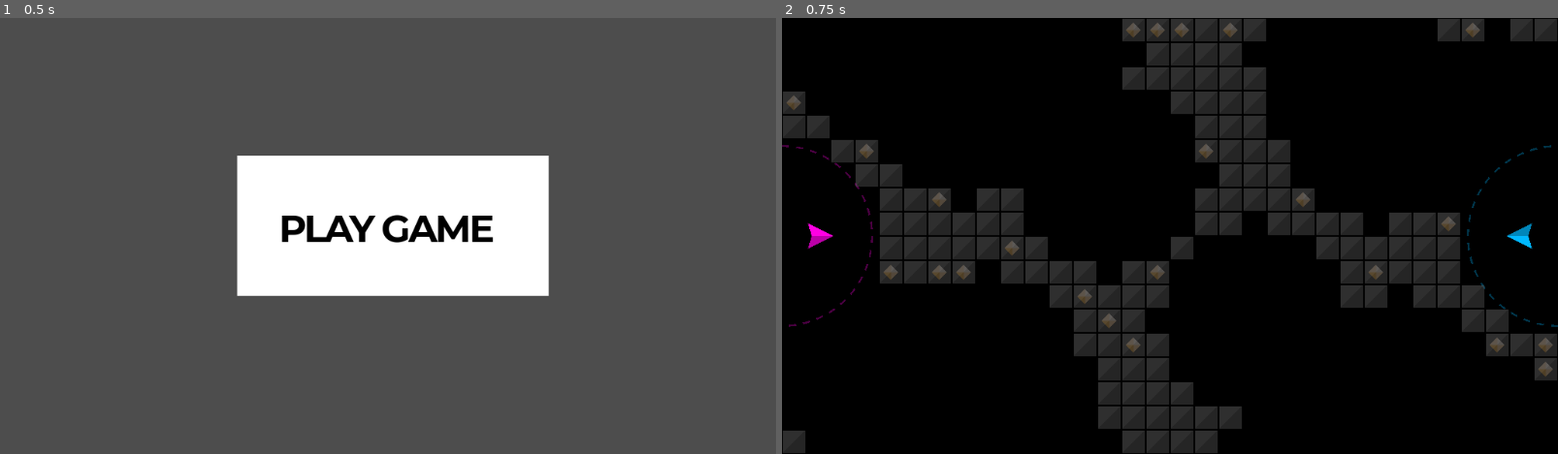
Above: before the commit, frames 1-2 (left to right).
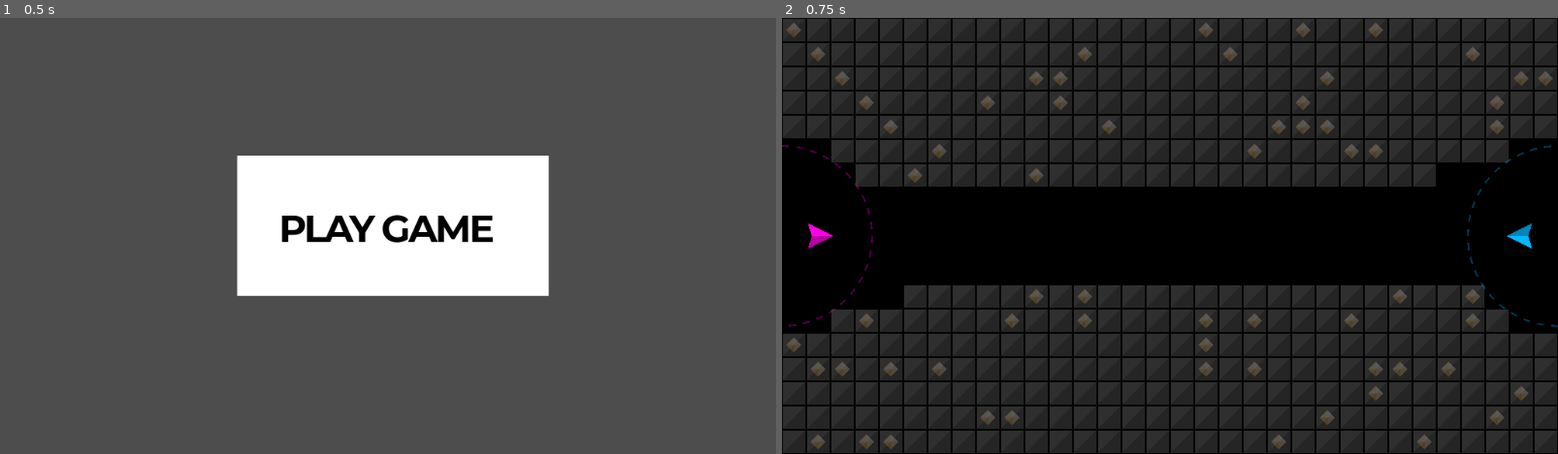
Above: after the commit, the same moments.

Repository: outrightmental/Blockbusters
Game: Godot game, scene res://scenes/main.tscn
The game is run twice, just before and just after one commit, with the same random seed, the same clock (stepped at 60 frames per second) and the same inputs.
Inputs (mouse positions are in pixels of both pictures, inside the frame that each line leads up to):
- Up to frame 1 (0.5 s): no input
- Up to frame 2 (0.75 s): click (1177, 222) at 0.5 s

Frame 1 is identical in both runs. In frame 2, 59% of the frame differs, in the area x 0-100%, y 0-100%.

Commit message:
checkpoint

Diff:
--- a/global/score.gd
+++ b/global/score.gd
@@ -15,6 +15,7 @@
 func _do_reset_game() -> void:
 	score[1] = Config.PLAYER_INITIAL_SCORE
 	score[2] = Config.PLAYER_INITIAL_SCORE
+	print("[SCORE] Did reset game")
 	_update()
 
 
--- a/global/util.gd
+++ b/global/util.gd
@@ -1,8 +1,8 @@
 extends Node
 
 # Get a color at a specific saturation ratio relative to the original color
-func color_at_saturation_ratio(color: Color, saturation_ratio: float) -> Color:
-	return Color.from_hsv(color.h, color.s * saturation_ratio, color.v, color.a)
+func color_at_sv_ratio(color: Color, sv_ratio: float) -> Color:
+	return Color.from_hsv(color.h, color.s * sv_ratio, color.v * sv_ratio, color.a)
 
 
 # Get a color at a specific alpha ratio relative to the original color
--- a/models/ship/ship.gd
+++ b/models/ship/ship.gd
@@ -3,9 +3,9 @@
 
 const FORCE_AMOUNT: int             = 500
 const LINEAR_DAMP: int              = 1
-const TARGET_ROTATION_FACTOR: float    = 10
-const DISABLED_MSEC: int               = 3000
-const DISABLED_SATURATION_RATIO: float = 0.38
+const TARGET_ROTATION_FACTOR: float = 10
+const DISABLED_MSEC: int            = 3000
+const DISABLED_SV_RATIO: float      = 0.38
 
 var input_mapping: Dictionary = {
 									"left": "ui_left",
@@ -65,10 +65,10 @@
 
 
 # Set the colors of the ship based on player_num
-func _set_colors(saturation_ratio: float) -> void:
+func _set_colors(sv_ratio: float) -> void:
 	if player_num in Config.PLAYER_COLORS:
-		$TriangleLight.color = Util.color_at_saturation_ratio(Config.PLAYER_COLORS[player_num][0], saturation_ratio)
-		$TriangleDark.color = Util.color_at_saturation_ratio(Config.PLAYER_COLORS[player_num][1], saturation_ratio)
+		$TriangleLight.color = Util.color_at_sv_ratio(Config.PLAYER_COLORS[player_num][0], sv_ratio)
+		$TriangleDark.color = Util.color_at_sv_ratio(Config.PLAYER_COLORS[player_num][1], sv_ratio)
 	else:
 		print("No colors found for player_num: ", player_num)
 
@@ -132,7 +132,7 @@
 func do_disable() -> void:
 	is_disabled = true
 	disabled_at_ticks_msec = Time.get_ticks_msec()
-	_set_colors(DISABLED_SATURATION_RATIO)
+	_set_colors(DISABLED_SV_RATIO)
 	pass
 
 
--- a/scenes/play_game.gd
+++ b/scenes/play_game.gd
@@ -5,39 +5,57 @@
 	EMPTY,
 	BLOCK,
 }
+# Constants
 # Spawn blocks in a grid pattern, 32 blocks wide and 18 blocks tall, starting at (16, 16) and spaced 32 pixels apart
 # The blocks are 32x32 pixels, so the grid is 1024x576 pixels
-const BLOCK_SIZE: int                  = 32
-const BLOCK_CENTER: int                = BLOCK_SIZE/2
-const GRID_COLS: int                   = 32
-const GRID_ROWS: int                   = 18
-const BLOCK_HOME_CLEARANCE_RADIUS: int = 130
-const GAP_COUNT: int                   = 8
-var grid: Dictionary                   = {}
+const BLOCK_CENTER: int              = BLOCK_SIZE/2
+const BLOCK_SIZE: int                = 32
+const GRID_COLS: int                 = 32
+const GRID_ROWS: int                 = 18
+const GAP_COL_MAX: int               = 25
+const GAP_COUNT: int                 = 60
+const GAP_SPACING: int               = 50
+const GAP_CLEARANCE_RADIUS: int      = 40
+const GAP_CURSOR_ANGLE_DELTA3: float = PI / 20
+const HOME_CLEARANCE_RADIUS: int     = 130
+# Variables
+var grid: Dictionary = {}
 
 
 # Instantiate a models/ship/ship.gd for each player, so set player_num = 1 or 2 respectively, and Player 1 is 10% in from the left, vertical center, and Player 2 is 10% in from the right, vertical center.
 func _ready() -> void:
+	SignalBus.reset_game.emit()
 	var viewport_size: Vector2 = get_viewport().get_visible_rect().size
 	_spawn_player_ship(1, Vector2(viewport_size.x * 0.05, viewport_size.y * 0.5), 0)
 	_spawn_player_ship(2, Vector2(viewport_size.x * 0.95, viewport_size.y * 0.5), PI)
-	var player_home_1: Home = _spawn_player_home(1, Vector2(0, viewport_size.y * 0.5), 0)
-	var player_home_2: Home = _spawn_player_home(2, Vector2(viewport_size.x, viewport_size.y * 0.5), PI)
+	var player_home_1: Home            = _spawn_player_home(1, Vector2(0, viewport_size.y * 0.5), 0)
+	var player_home_2: Home            = _spawn_player_home(2, Vector2(viewport_size.x, viewport_size.y * 0.5), PI)
+	var home_positions: Array[Vector2] = [player_home_1.position, player_home_2.position]
 
-	# Randomly pick locations for 3 gaps
-	var gap_positions: Array[Vector2] = [player_home_1.position, player_home_2.position]
+	# Pick locations for gaps by winding a snake through the board
+	var gap_cursor_position: Vector2   = player_home_1.position
+	var gap_cursor_angle: float        = PI / 4
+	var gap_cursor_angle_delta: float  = 0.0
+	var gap_cursor_angle_delta2: float = 0.0
+	var gap_positions: Array[Vector2]  = []
 	for i in range(GAP_COUNT):
-		var gap_x: int = randi() % (GRID_COLS / 2 - 2)
-		var gap_y: int = randi() % GRID_ROWS
-		gap_positions.append(_grid_position(gap_x, gap_y))
-		gap_positions.append(_grid_position(GRID_COLS - gap_x, GRID_ROWS - gap_y))
+		gap_cursor_angle_delta2 += GAP_CURSOR_ANGLE_DELTA3 if randi() % 2 == 0 else -GAP_CURSOR_ANGLE_DELTA3
+		gap_cursor_angle_delta += gap_cursor_angle_delta2
+		gap_cursor_angle += gap_cursor_angle_delta
+		gap_cursor_angle = clamp(gap_cursor_angle, -PI, PI)
+		gap_cursor_position += Vector2(GAP_SPACING * cos(gap_cursor_angle), GAP_SPACING * sin(gap_cursor_angle))
+		gap_cursor_position.x = wrapf(gap_cursor_position.x, 0, viewport_size.x)
+		gap_cursor_position.y = wrapf(gap_cursor_position.y, 0, viewport_size.y)
+		gap_positions.append(Vector2(gap_cursor_position.x, gap_cursor_position.y))
+		gap_positions.append(Vector2(viewport_size.x - gap_cursor_position.x, viewport_size.y - gap_cursor_position.y))
 
 	#	var grid_pos: Vector2
 	for x in range(GRID_COLS):
 		for y in range(GRID_ROWS):
 			if (!grid.has(x)):
 				grid[x] = {}
-			if (_is_clear_of_all(BLOCK_HOME_CLEARANCE_RADIUS, _grid_position(x, y), gap_positions)):
+			if (_is_clear_of_all(HOME_CLEARANCE_RADIUS, _grid_position(x, y), home_positions)
+			and _is_clear_of_all(GAP_CLEARANCE_RADIUS, _grid_position(x, y), gap_positions)):
 				grid[x][y] = GridType.BLOCK
 			else:
 				grid[x][y] = GridType.EMPTY
@@ -55,9 +73,13 @@
 
 func _is_clear_of_all(distance: int, source: Vector2, targets: Array[Vector2]) -> bool:
 	for target in targets:
-		if (source.distance_to(target) < distance):
+		if not _is_clear_of(distance, source, target):
 			return false
 	return true
+
+
+func _is_clear_of(distance: int, source: Vector2, target: Vector2) -> bool:
+	return source.distance_to(target) >= distance
 
 
 func _grid_position(x: int, y: int) -> Vector2:
